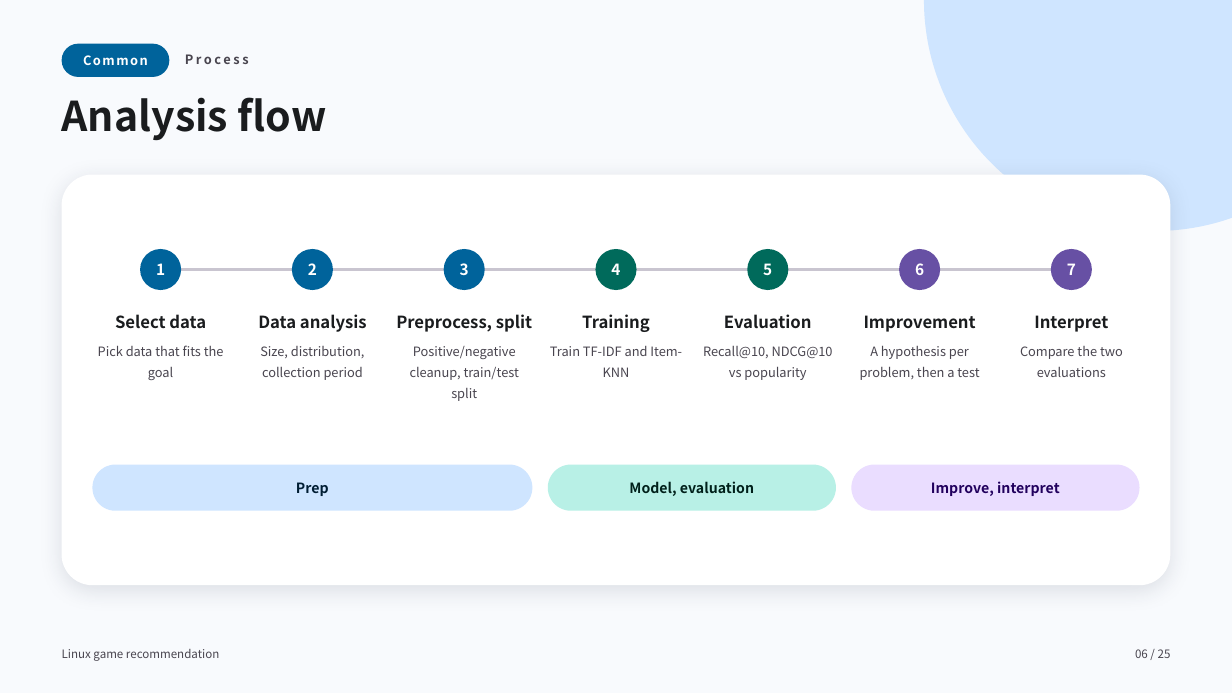
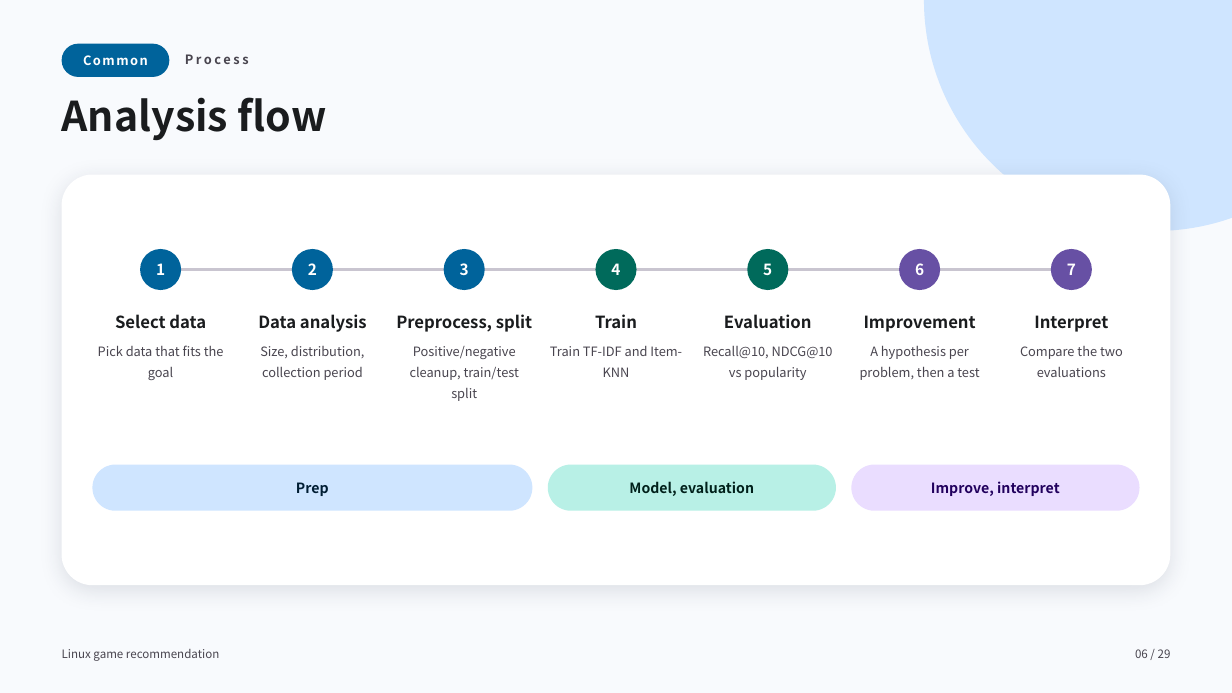
Before and after one commit to jinSeong-P/ML-game-recommendation, a slide deck: slide 6 of presentation/ML-game-recommendation-final-en.pptx. Drawn at 1232x693 pixels with LibreOffice and Linux fonts; fonts in the diff are those of the drawing. Boxes give left, top, right and bottom in pixels: in the first picture for what was removed or moved away, otherwise in the second. Text is boxed around its words. In the diff, an @@ line names an element or a change of style, - is before the commit and + after.

```diff
--- a/presentation/ML-game-recommendation-final-en.pptx
+++ b/presentation/ML-game-recommendation-final-en.pptx
@@ text at [595, 314, 637, 328]: text changed @@
-Training
+Train
```
Also in this commit, not shown: 22 other slides changed, 4 slides added, 1 other file.
